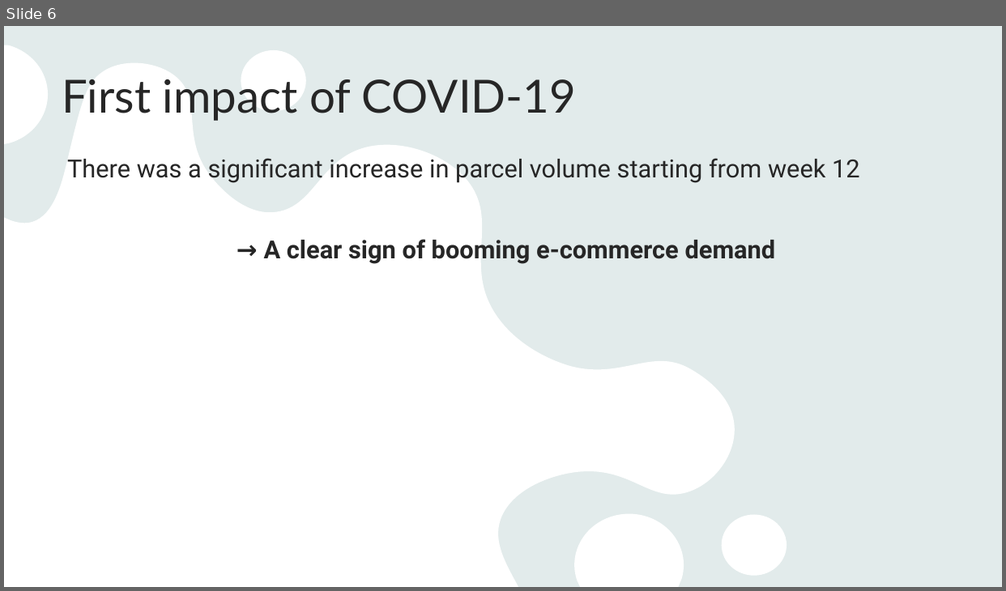
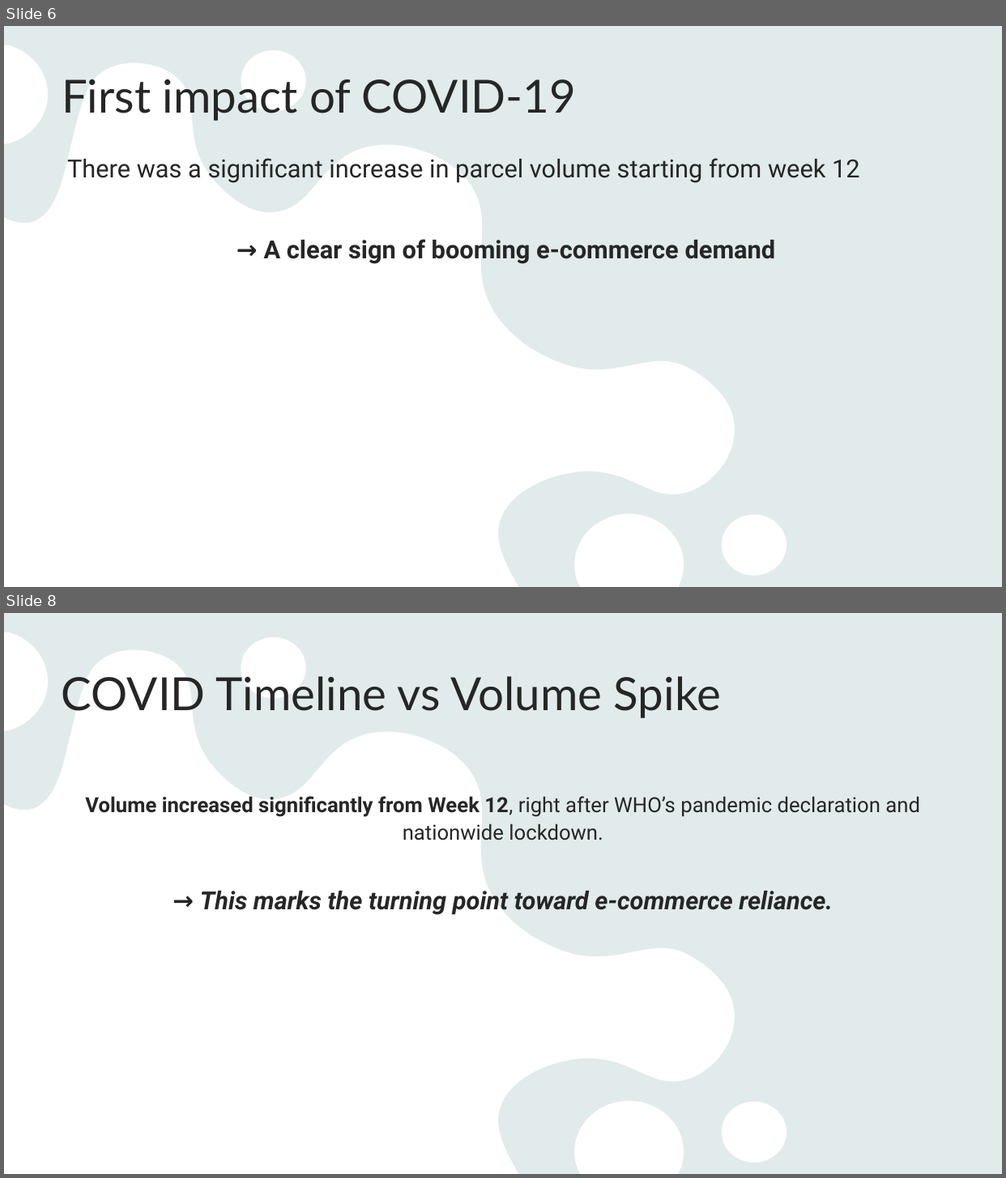
Before and after one commit to anhquanbui/finalprojectg7, a slide deck: Project.pptx. Shown one above the other, each under a label of ours: slide 6 before the commit, slides 6 and 8 after it; the slides between them are not shown. The pictures are 1006x591 and 1006x1178 pixels, drawn with LibreOffice and Linux fonts; fonts in the diff are those of the drawing. Boxes give left, top, right and bottom in pixels: in the first picture for what was removed or moved away, otherwise in the second. Text is boxed around its words. In the diff, an @@ line names an element or a change of style, - is before the commit and + after.

Commit message:
Adding final powwer point

```diff
--- a/Project.pptx
+++ b/Project.pptx
@@ slide 8 added at (x1=4, y1=613, x2=1002, y2=1174), background #E9F3F3; not listed: 2 template elements that a slide beside it also shows @@
@@ title added at (x1=62, y1=676, x2=721, y2=718), 44 pt, text #262626 @@
+COVID Timeline vs Volume Spike
@@ text added at (x1=85, y1=796, x2=920, y2=915), 20 pt, text #262626, bold @@
+Volume increased significantly from Week 12, right after WHO’s pandemic declaration and nationwide lockdown.
+→ This marks the turning point toward e-commerce reliance.
```
Also in this commit, not shown: 10 slides changed, 3 other slides added, 2 slides removed.
